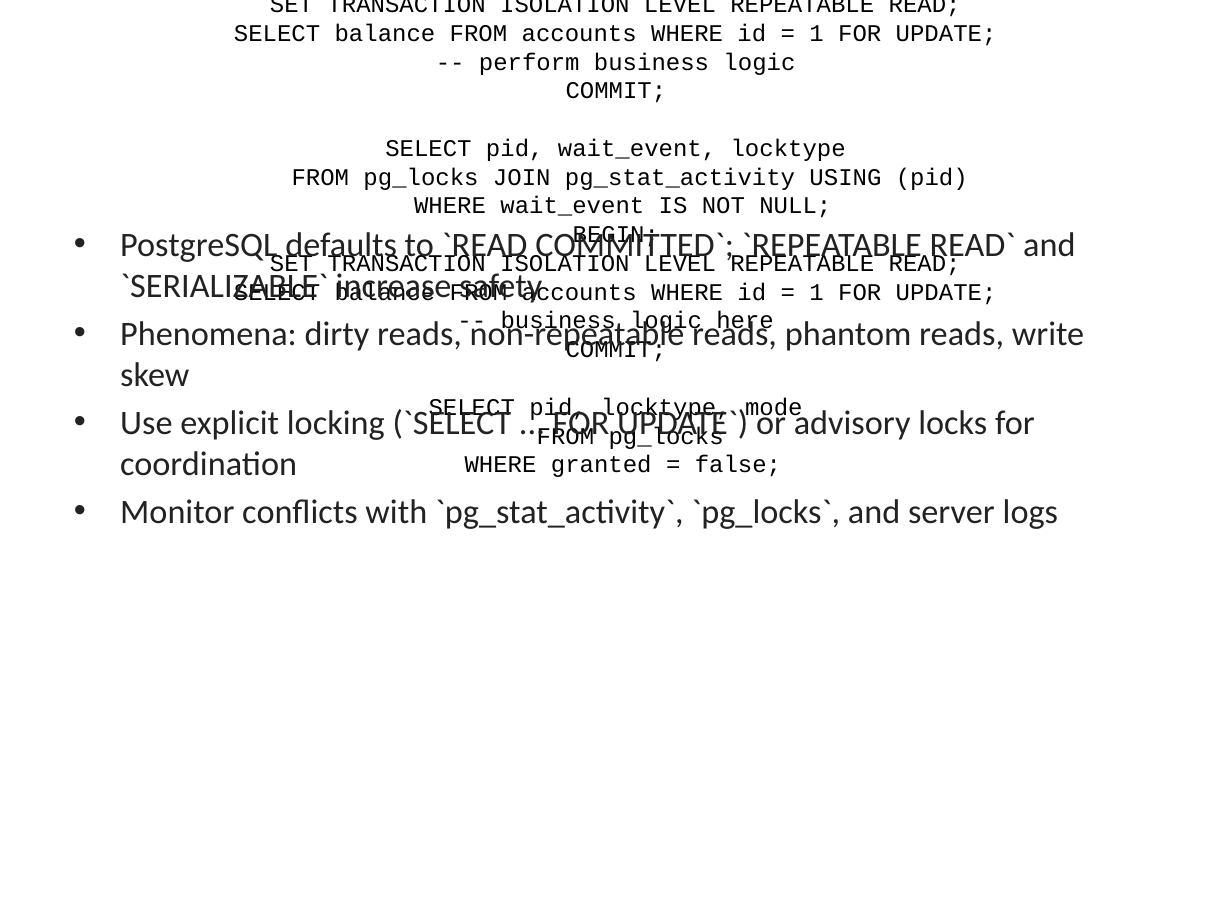
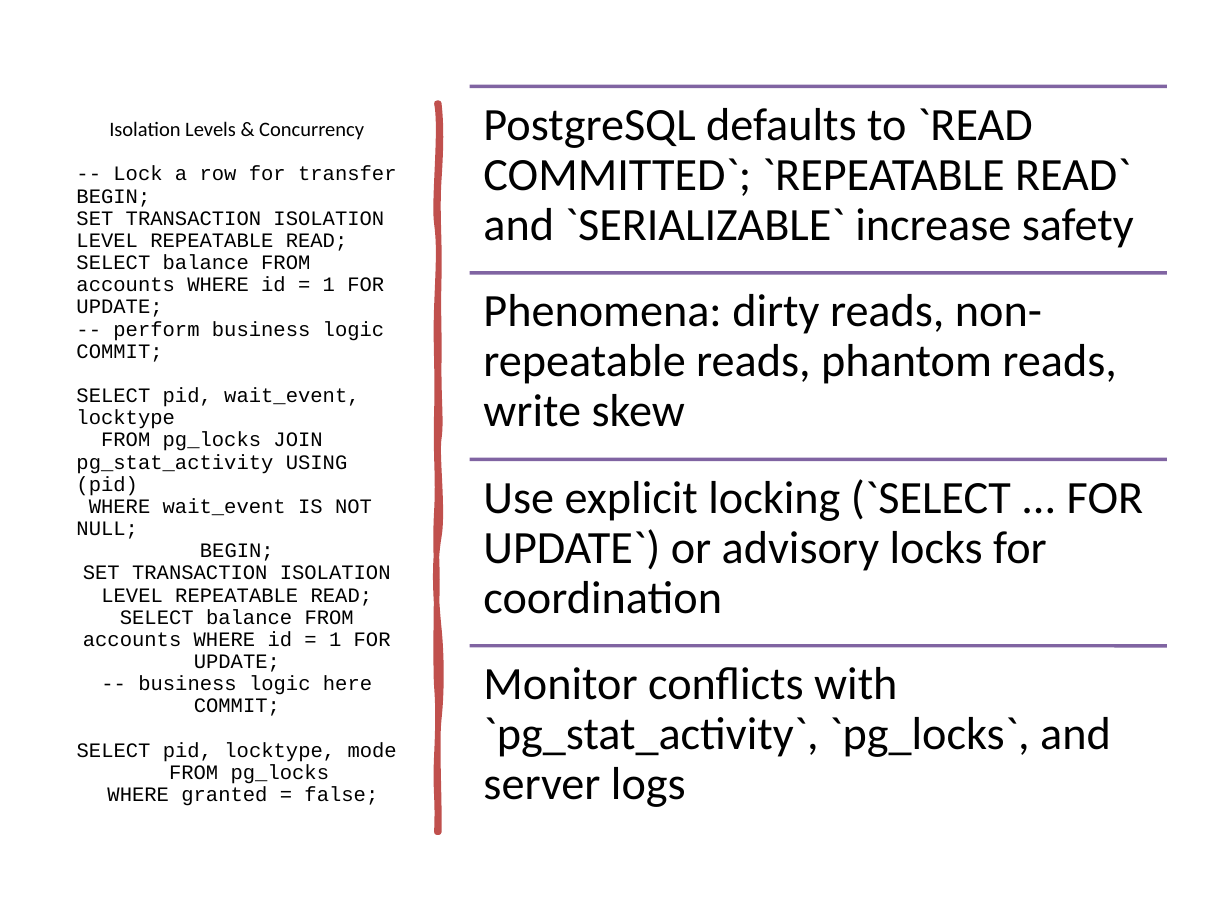
Before and after one commit to lolusername/CST4714_DB_admin, a slide deck: slide 13 of week_4/Week4_Advanced_SQL_Transactions.pptx. Drawn at 1232x924 pixels with LibreOffice and Linux fonts; fonts in the diff are those of the drawing. Boxes give left, top, right and bottom in pixels: in the first picture for what was removed or moved away, otherwise in the second. Text is boxed around its words. In the diff, an @@ line names an element or a change of style, - is before the commit and + after.

```diff
--- a/week_4/Week4_Advanced_SQL_Transactions.pptx
+++ b/week_4/Week4_Advanced_SQL_Transactions.pptx
@@ title "Isolation Levels & Concurrency" moved from (x1=234, y1=0, x2=997, y2=477) to (x1=76, y1=121, x2=397, y2=806) @@
@@ title "Isolation Levels & Concurrency" at (x1=76, y1=121, x2=397, y2=806): size 44 to 12 pt in "Isolation Levels & Concurrency"; size 14 to 12 pt; line spacing 1 to 0.9; alignment centre to left @@
@@ freeform shape added at (x1=438, y1=103, x2=439, y2=832), fill #C0504D, outline #C0504D 3.25 pt @@
@@ text removed at (x1=120, y1=227, x2=1084, y2=529) @@
-• PostgreSQL defaults to `READ COMMITTED`; `REPEATABLE READ` and `SERIALIZABLE` increase safety
-• Phenomena: dirty reads, non-repeatable reads, phantom reads, write skew
-• Use explicit locking (`SELECT ... FOR UPDATE`) or advisory locks for coordination
-• Monitor conflicts with `pg_stat_activity`, `pg_locks`, and server logs
@@ group added at (x1=469, y1=86, x2=1167, y2=807): 4 lines, 4 texts @@
+PostgreSQL defaults to `READ COMMITTED`; `REPEATABLE READ` and `SERIALIZABLE` increase safety
+Phenomena: dirty reads, non-repeatable reads, phantom reads, write skew
+Use explicit locking (`SELECT ... FOR UPDATE`) or advisory locks for coordination
+Monitor conflicts with `pg_stat_activity`, `pg_locks`, and server logs
```
Also in this commit, not shown: 13 other slides changed, 6 other files.
